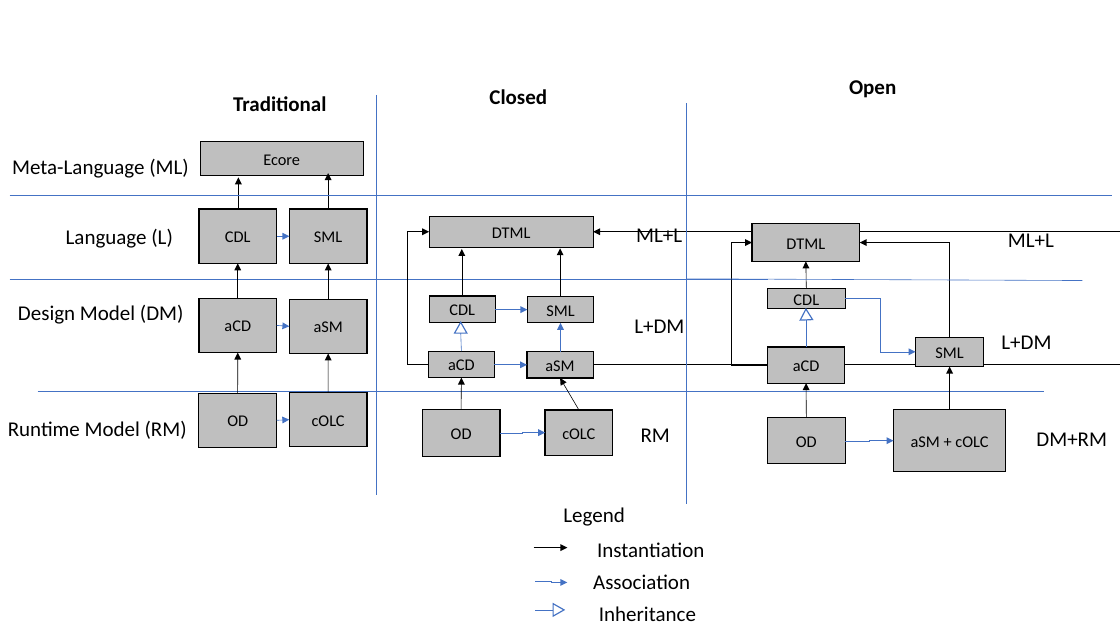
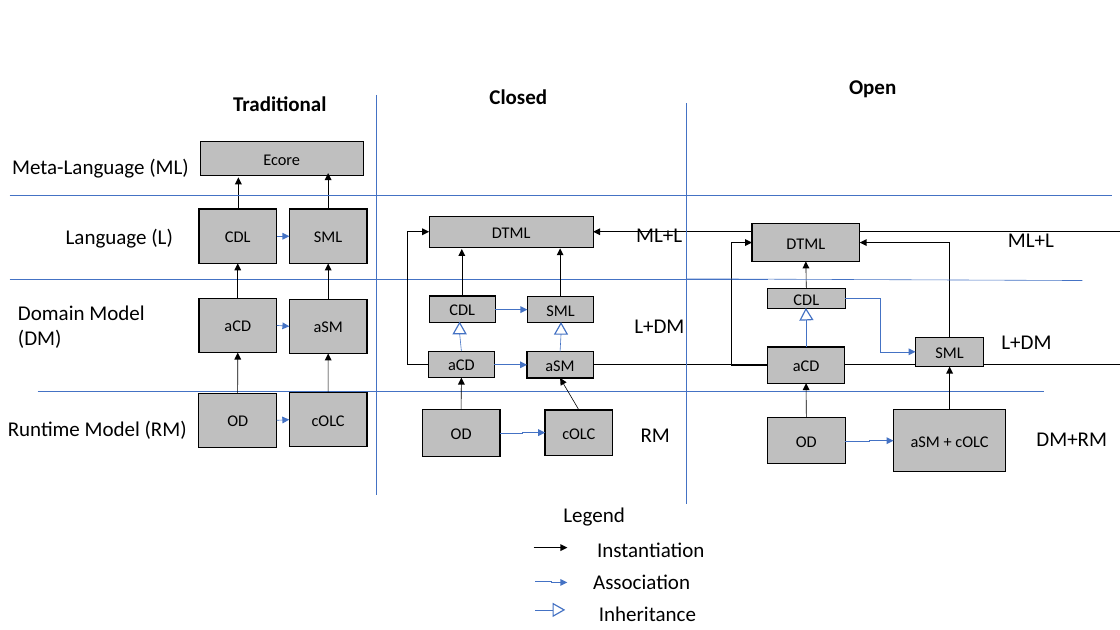
Before and after one commit to cdl-mint/at-journal, a slide deck: slide 8 of figures/2022_AT_Figures.pptx. Drawn at 1120x630 pixels with LibreOffice and Linux fonts; fonts in the diff are those of the drawing. Boxes give left, top, right and bottom in pixels: in the first picture for what was removed or moved away, otherwise in the second. Text is boxed around its words. In the diff, an @@ line names an element or a change of style, - is before the commit and + after.

```diff
--- a/figures/2022_AT_Figures.pptx
+++ b/figures/2022_AT_Figures.pptx
@@ text at (18, 305, 144, 348): text changed @@
-Design Model (DM)
+Domain Model (DM)
@@ triangle added at (454, 323, 466, 334), fill #FFFFFF, outline #4472C4 1 pt @@
@@ triangle: place and size @@
-triangle at (455, 323, 467, 334)
+triangle at (555, 323, 568, 334)
@@ elbow arrow removed from (560, 352) to (560, 323) @@
@@ line added from (460, 334) to (461, 351), #4472C4 0.5 pt @@
@@ line moved from (461, 334) - (461, 351) to (561, 334) - (560, 352) @@
```
Also in this commit, not shown: 5 other slides changed.
